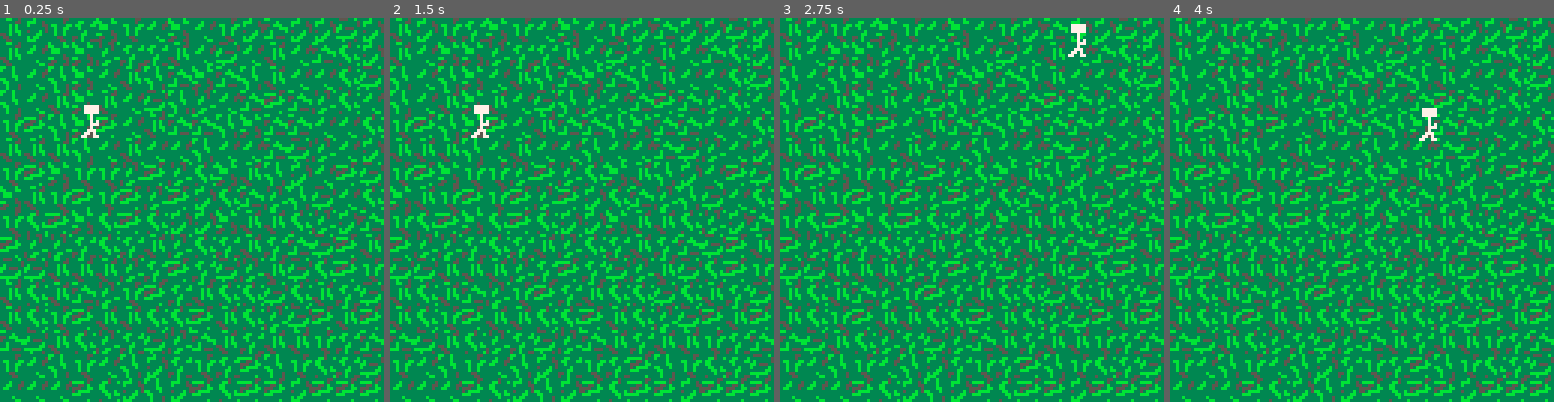
Above: before the commit, frames 1-4 (left to right).
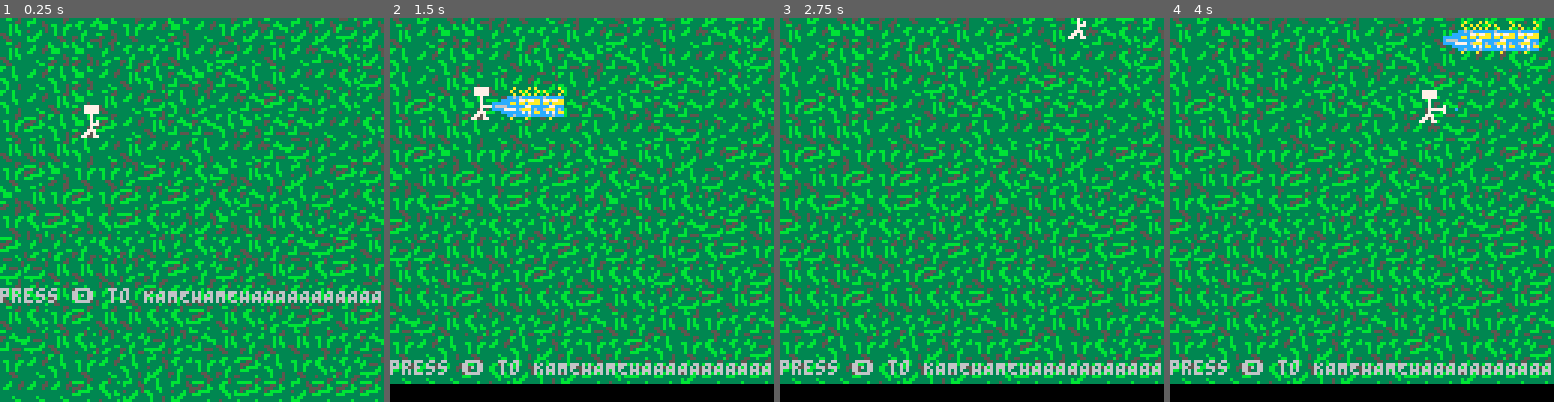
Above: after the commit, the same moments.

Repository: Jerry-Gu-SB/pico-8-kamehameha
Game: PICO-8 cartridge kamehameha.p8
The game is run twice, just before and just after one commit, with the same random seed, the same clock (stepped at 60 frames per second) and the same inputs.
Inputs:
- Up to frame 1 (0.25 s): no input
- Up to frame 2 (1.5 s): tap O (Z key) at 0.7 s
- Up to frame 3 (2.75 s): hold Right 1.6-2.1 s; tap O (Z key) at 1.7, 2.1, 2.5 s; hold Up 2.15-2.42 s; hold Right from 2.47 s (still down)
- Up to frame 4 (4 s): tap O (Z key) at 2.9, 3.3, 3.7 s; release Right at 3.03 s; hold Left 3.08-3.58 s; hold Down 3.63-3.97 s

The runs differ from the first frame. In frame 1, 1.6% of the frame differs, in the area x 0-100%, y 70-75%; in frame 2, 50%; in frame 3, 49%; in frame 4, 50%, in the area x 0-100%, y 0-100%.

Commit message:
some drawing stuff. it's a bit buggy, needs to be a bit more fine tuned. code needs some cleanup too, this language is not my favorite ngl lol

Diff:
--- a/kamehameha.p8
+++ b/kamehameha.p8
@@ -3,25 +3,68 @@
 __lua__
 
 
-x=24 y=24 -- position (in tiles)
-dx=0 dy=0 -- velocity
+x=24 y=24
+dx=0 dy=0
+kamehameha = false
+kamehameha_frame = 0
+kamehameha_x = 0
+kamehameha_y = 0
 
 function draw_player()
-    spr(1, x, y, 2, 2)
+    if 1 < kamehameha_frame and kamehameha_frame <= 4 then
+        spr(3, x, y, 2, 2)
+    elseif 4 < kamehameha_frame and kamehameha_frame <= 8 then
+        spr(5, x, y, 2, 2)
+    elseif 8 < kamehameha_frame and kamehameha_frame <= 50 then
+        spr(7, x, y, 2, 2)
+    else
+        spr(1, x, y, 2, 2)
+    end
+end
+
+function draw_kamehameha(start_x, start_y)
+    laser_gap = 8
+    frame_gap = 7
+    if (kamehameha_frame > frame_gap) then
+        spr(9, start_x + 10, start_y - 6, 2, 2)
+    end
+
+    if (kamehameha_frame > 2 * frame_gap) then
+        spr(11, start_x + 10 + 1 * laser_gap, start_y - 6, 1, 2)
+    end
+    if (kamehameha_frame > 3 * frame_gap) then
+        spr(11, start_x + 10 + 2 * laser_gap, start_y - 6, 1, 2)
+    end
+    if (kamehameha_frame > 4 * frame_gap) then
+        spr(11, start_x + 10 + 3 * laser_gap, start_y - 6, 1, 2)
+    end
+    if (kamehameha_frame > 5 * frame_gap) then
+        spr(11, start_x + 10 + 4 * laser_gap, start_y - 6, 1, 2)
+    end
+
+    if (kamehameha_frame > 6 * frame_gap) then
+        spr(12, start_x + 10 + 5 * laser_gap, start_y - 6, 1, 2)
+    end
 end
 
 function _draw()
     map()
+    draw_player(x, y)
+    print("press 🅾️ to KAMEHAMEHAAAAAAAAAAA")
 
-    draw_player(x, y)
+    -- draw kamehameha
+    if (kamehameha) then
+        draw_kamehameha(kamehameha_x, kamehameha_y)
+    end
+
 end
 
-function _update()
 
-	if (btn(⬅️)) dx-= 1
-	if (btn(➡️)) dx+= 1
-	if (btn(⬆️)) dy-= 1
-	if (btn(⬇️)) dy+= 1
+function move()
+    if (btn(⬅️)) dx-= 1
+    if (btn(➡️)) dx+= 1
+    if (btn(⬆️)) dy-= 1
+    if (btn(⬇️)) dy+= 1
 
     -- move
 	x+=dx y+=dy
@@ -29,6 +72,22 @@
     -- friction
     dx *=.7
 	dy *=.7
+end
+
+function _update()
+    move()
+    if (btnp(4)) then
+        kamehameha_x = x
+        kamehameha_y = y
+		kamehameha = true
+	end
+    if kamehameha then
+        kamehameha_frame += 1
+        if kamehameha_frame > 60 then
+            kamehameha = false
+            kamehameha_frame = 0
+        end
+    end
 end
 
 __gfx__
